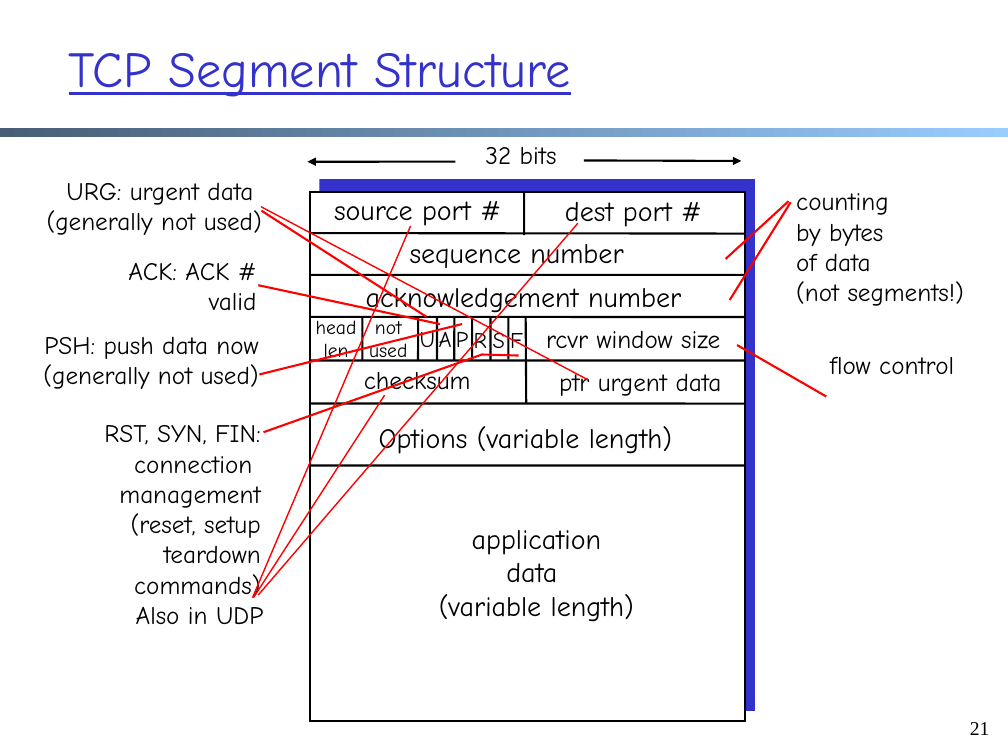
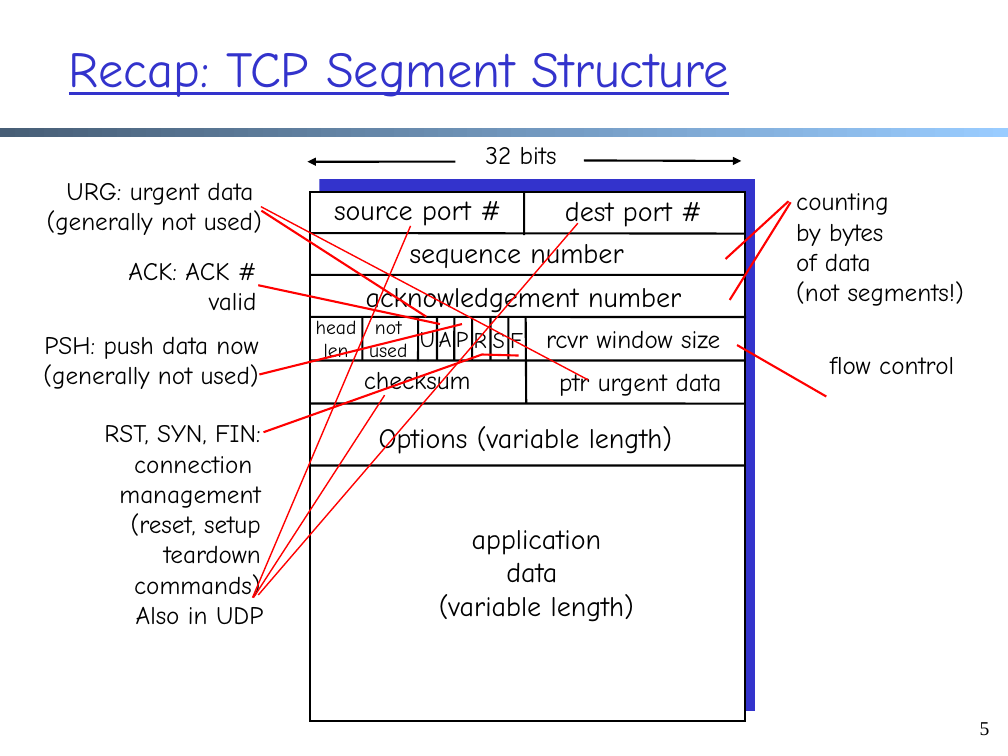
Before and after one commit to xiangq27/xiangq27.github.io, a slide deck: slide 5 of courses/cnns-xmuf21/files/lectures/transport-cc-aimd-reno.pptx (slide 21 before the commit). Drawn at 1008x756 pixels with LibreOffice and Linux fonts; fonts in the diff are those of the drawing. Boxes give left, top, right and bottom in pixels: in the first picture for what was removed or moved away, otherwise in the second. Text is boxed around its words. In the diff, an @@ line names an element or a change of style, - is before the commit and + after.

```diff
--- a/courses/cnns-xmuf21/files/lectures/transport-cc-aimd-reno.pptx
+++ b/courses/cnns-xmuf21/files/lectures/transport-cc-aimd-reno.pptx
@@ title at (69, 53, 729, 97): text changed @@
-TCP Segment Structure
+Recap: TCP Segment Structure
@@ page number at (980, 722, 990, 736): text changed @@
-21
+5
```
Also in this commit, not shown: 29 other slides changed, 5 slides added, 30 slides removed, 13 other files.
